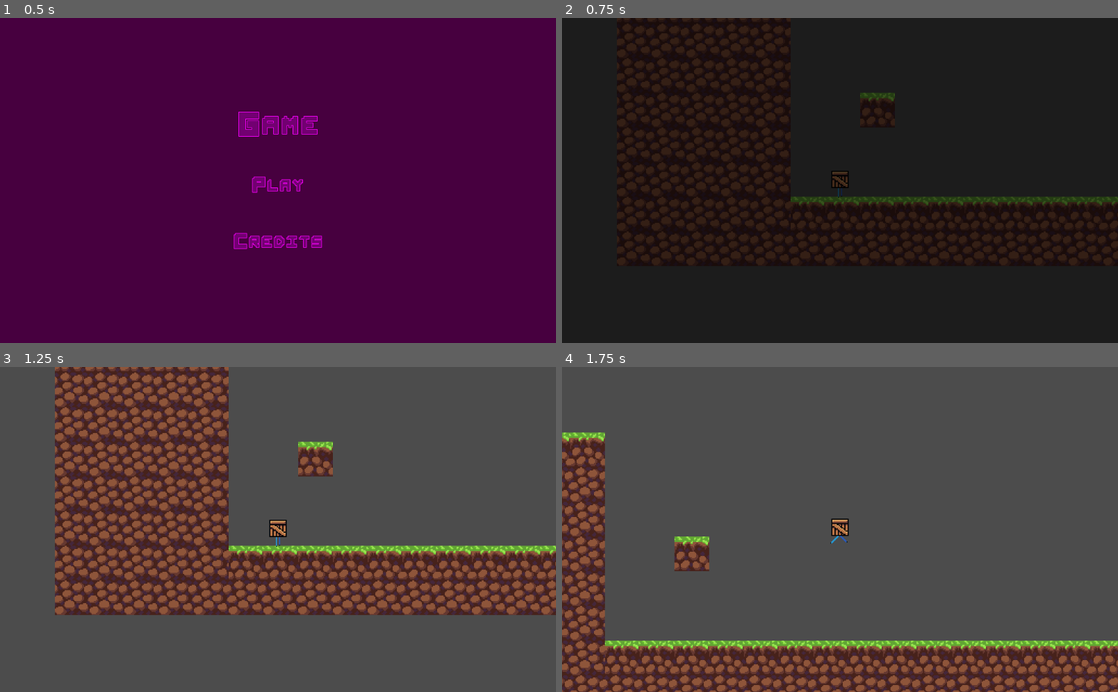
Above: before the commit, frames 1-4 (two rows, left to right).
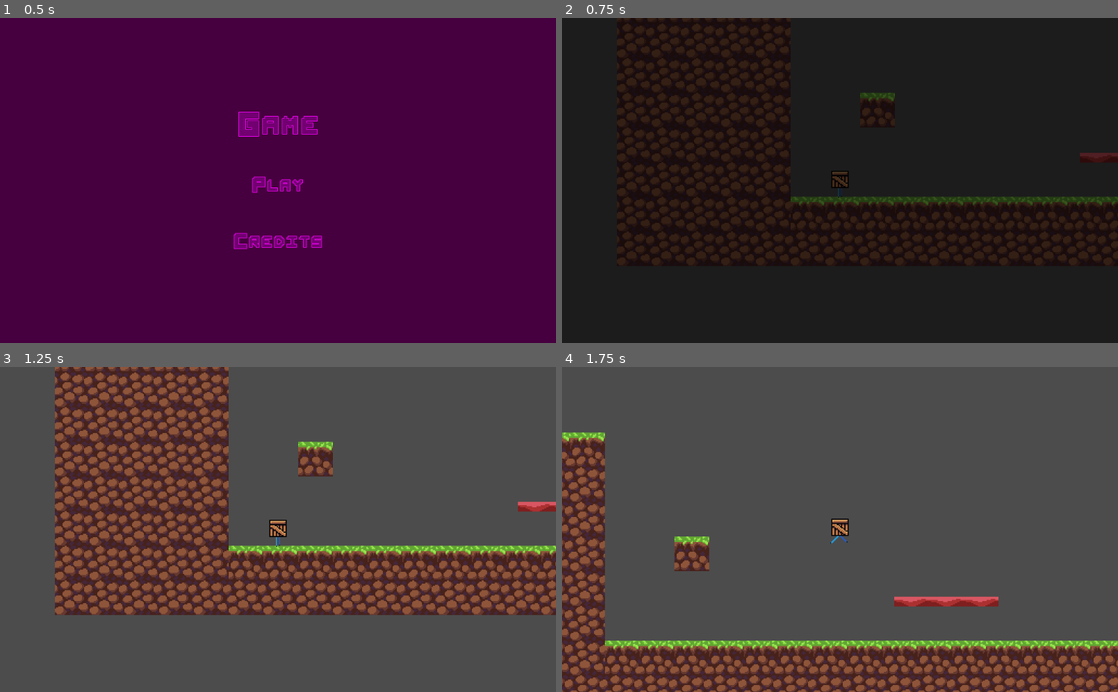
Above: after the commit, the same moments.

Repository: SuddenlyNothing/Escape
Game: Godot game, scene res://UI/MainMenu.tscn
Same seed, same stepped clock (60 frames per second), same inputs: the game is played once before the commit and once after it.
Inputs:
- Up to frame 1 (0.5 s): no input
- Up to frame 2 (0.75 s): click "Play" at 0.5 s
- Up to frame 3 (1.25 s): no input
- Up to frame 4 (1.75 s): hold D (move_right) from 1.28 s (still down); tap Space (jump) at 1.52 s

Frame 1 is identical in both runs. In frame 2, 0.1% of the frame differs, in the area x 93-100%, y 41-45%; in frame 3, 0.2%; in frame 4, 0.6%, in the area x 59-79%, y 70-74%.

Commit message:
Add Platforms

Diff:
--- a/PlatformerGodot/Characters/Player/Player.tscn
+++ b/PlatformerGodot/Characters/Player/Player.tscn
@@ -15,29 +15,34 @@
 [sub_resource type="AtlasTexture" id=3]
 flags = 1
 atlas = ExtResource( 2 )
-region = Rect2( 32, 0, 32, 32 )
+region = Rect2( 128, 0, 32, 32 )
 
 [sub_resource type="AtlasTexture" id=4]
 flags = 1
 atlas = ExtResource( 2 )
-region = Rect2( 64, 0, 32, 32 )
+region = Rect2( 32, 0, 32, 32 )
 
 [sub_resource type="AtlasTexture" id=5]
 flags = 1
 atlas = ExtResource( 2 )
-region = Rect2( 96, 0, 32, 32 )
+region = Rect2( 64, 0, 32, 32 )
 
 [sub_resource type="AtlasTexture" id=6]
 flags = 1
 atlas = ExtResource( 2 )
-region = Rect2( 128, 0, 32, 32 )
+region = Rect2( 96, 0, 32, 32 )
 
 [sub_resource type="AtlasTexture" id=7]
 flags = 1
 atlas = ExtResource( 2 )
+region = Rect2( 128, 0, 32, 32 )
+
+[sub_resource type="AtlasTexture" id=8]
+flags = 1
+atlas = ExtResource( 2 )
 region = Rect2( 160, 0, 32, 32 )
 
-[sub_resource type="AtlasTexture" id=2]
+[sub_resource type="AtlasTexture" id=9]
 flags = 1
 atlas = ExtResource( 2 )
 region = Rect2( 0, 0, 32, 32 )
@@ -45,31 +50,26 @@
 [sub_resource type="AtlasTexture" id=10]
 flags = 1
 atlas = ExtResource( 2 )
-region = Rect2( 128, 0, 32, 32 )
-
-[sub_resource type="AtlasTexture" id=11]
-flags = 1
-atlas = ExtResource( 2 )
 region = Rect2( 0, 0, 32, 32 )
 
-[sub_resource type="SpriteFrames" id=12]
+[sub_resource type="SpriteFrames" id=11]
 animations = [ {
-"frames": [ SubResource( 9 ) ],
+"frames": [ SubResource( 2 ) ],
 "loop": true,
 "name": "jump",
 "speed": 5.0
 }, {
-"frames": [ SubResource( 3 ), SubResource( 4 ), SubResource( 5 ), SubResource( 6 ), SubResource( 7 ), SubResource( 2 ) ],
+"frames": [ SubResource( 3 ) ],
+"loop": true,
+"name": "fall",
+"speed": 5.0
+}, {
+"frames": [ SubResource( 4 ), SubResource( 5 ), SubResource( 6 ), SubResource( 7 ), SubResource( 8 ), SubResource( 9 ) ],
 "loop": true,
 "name": "run",
 "speed": 10.0
 }, {
 "frames": [ SubResource( 10 ) ],
-"loop": true,
-"name": "fall",
-"speed": 5.0
-}, {
-"frames": [ SubResource( 11 ) ],
 "loop": true,
 "name": "idle",
 "speed": 5.0
@@ -92,7 +92,7 @@
 [node name="DirectionDependents" type="Node2D" parent="."]
 
 [node name="Sprite" type="AnimatedSprite" parent="DirectionDependents"]
-frames = SubResource( 12 )
+frames = SubResource( 11 )
 animation = "idle"
 
 [node name="RayCast2D" type="RayCast2D" parent="DirectionDependents"]
--- a/PlatformerGodot/GameScenes/TestScene.tscn
+++ b/PlatformerGodot/GameScenes/TestScene.tscn
@@ -1,9 +1,10 @@
-[gd_scene load_steps=5 format=2]
+[gd_scene load_steps=6 format=2]
 
 [ext_resource path="res://Terrain/TileMap.tscn" type="PackedScene" id=1]
 [ext_resource path="res://Characters/Player/Player.tscn" type="PackedScene" id=2]
 [ext_resource path="res://Objects/Portal.tscn" type="PackedScene" id=3]
 [ext_resource path="res://UI/FadeIn.tscn" type="PackedScene" id=4]
+[ext_resource path="res://Objects/Platform.tscn" type="PackedScene" id=5]
 
 [node name="TestScene" type="Node2D"]
 
@@ -20,3 +21,6 @@
 [node name="CanvasLayer" type="CanvasLayer" parent="."]
 
 [node name="FadeIn" parent="CanvasLayer" instance=ExtResource( 4 )]
+
+[node name="Platform" parent="." instance=ExtResource( 5 )]
+position = Vector2( 314.659, -67.9917 )
--- /dev/null
+++ b/PlatformerGodot/Objects/Platform.tscn
@@ -0,0 +1,18 @@
+[gd_scene load_steps=3 format=2]
+
+[ext_resource path="res://Assets/Objects/Platform.png" type="Texture" id=1]
+
+[sub_resource type="RectangleShape2D" id=1]
+extents = Vector2( 48, 4.5 )
+
+[node name="Platform" type="Node2D"]
+
+[node name="KinematicBody2D" type="KinematicBody2D" parent="."]
+motion/sync_to_physics = true
+
+[node name="CollisionShape2D" type="CollisionShape2D" parent="KinematicBody2D"]
+shape = SubResource( 1 )
+one_way_collision = true
+
+[node name="Sprite" type="Sprite" parent="."]
+texture = ExtResource( 1 )
Binary file added: PlatformerGodot/Assets/Objects/Platform.png
Not shown, added: PlatformerGodot/Assets/Objects/Platform.png.import
Not shown: 2 places in PlatformerGodot/Characters/Player/Player.tscn that only renumber resources
